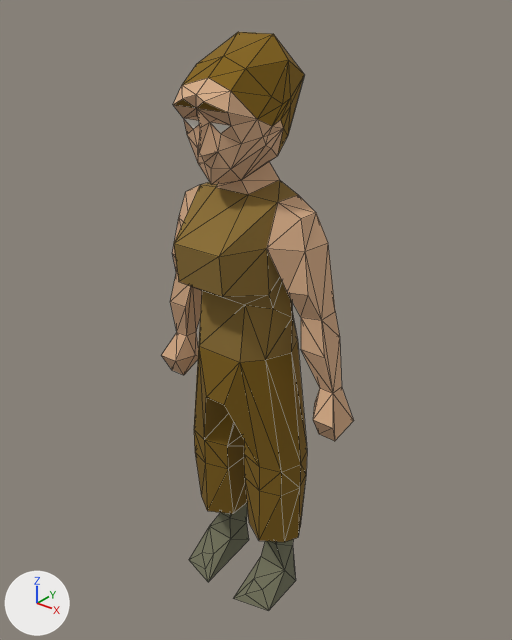
The glTF model public/models/mining-guild.gltf, before and after one commit.
The view is the same before and after, from a 50 mm camera at (106.6, -132.1, 167.5) aimed at (1.6, -0.9, 86.2). Every picture has the same lights, and +X, +Y and +Z are marked at lower left. The picture after the commit comes second. Mesh edges are drawn as thin lines. Vertices at exactly the same position are counted once.
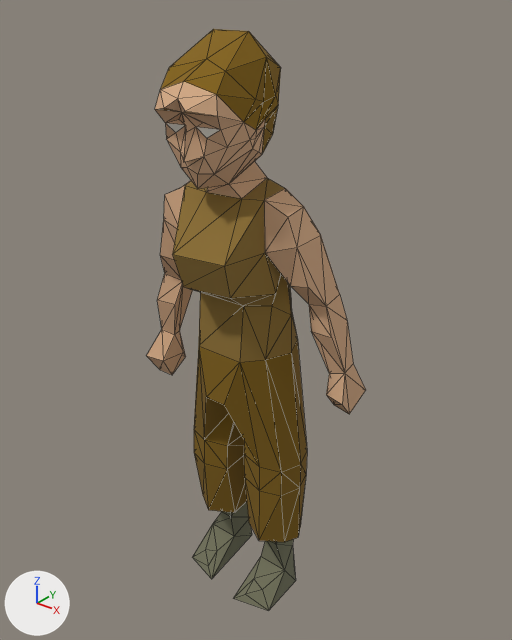
The newer file adds a shape key; the second version is drawn at full value of the shape key 'target_2' of 'Mesh_0', and the change is written as the vertex moves it makes.

Location of each change, (x1, y1, x2, y2) in pixels of the pictures (512 x 640 px; the box of a moved part takes in the faces that stretch with it):
'Mesh_0', reshaped (14% wider): before (161, 32, 354, 611); after (146, 29, 366, 611)
part 1 of me_mesh_0, moved or reshaped: before (189, 503, 249, 582); after (192, 501, 252, 579)
part 2 of me_mesh_0, moved or reshaped: before (161, 32, 354, 441); after (146, 29, 366, 414)
part 3 of me_mesh_0, moved or reshaped: before (228, 436, 247, 514); after (227, 436, 247, 512)

What changed in the scene script:
```text
Change me_mesh_0:
    used by ob_mesh_0; location = (0.0, 0.0, 0.0)
    verts and faces of me_mesh_0; kept vertices keep their numbers, new ones are numbered from 257
    before: 186 (-10.0, 8.0, 40.0), 187 (-16.0, 4.0, 40.0), 205 (-3.0, 6.0, 40.0), 206 (-3.0, 2.0, 22.0), 207 (-10.0, 6.0, 22.0)
    before: 208 (-16.0, 2.0, 22.0)
    remove me_mesh_0.from_pydata(...)  # 257 vertices, 488 faces; spans x -30.0..30.0, y -21.0..11.0, z 0.0..156.0
    add me_mesh_0.from_pydata(...)  # 258 vertices, 488 faces; spans x -31.0..29.0, y -26.0..12.0, z 0.0..157.0
    me_mesh_0 part 1: the loose piece of 18 vertices spanning x -16.0..-5.0, y -16.0..5.0, z 0.0..25.0 is moved by (0.0, 1.0, 0.0)
    me_mesh_0 part 2
    15 vertices are removed from x -11.0..0.0, y -19.0..9.0, z 132.0..150.0
    59 faces are deleted
    8 vertices in x -8.0..7.0, y -18.0..-10.0, z 129.0..152.0 move by (1.0, -6.0, 0.0)
    6 vertices in x -10.0..10.0, y -16.0..-6.0, z 129.0..144.0 move by (0.0, -6.0, 0.0)
    6 vertices in x -10.0..11.0, y -15.0..-7.0, z 125.0..140.0 move by (0.0, -5.0, 0.0)
    6 vertices in x -14.0..14.0, y -6.0..2.0, z 91.0..94.0 move by (0.0, 0.0, 1.0)
    5 vertices in x -12.0..8.0, y -18.0..-8.0, z 111.0..142.0 move by (1.0, -4.0, 0.0)
    5 vertices in x -3.0..10.0, y -14.0..-6.0, z 125.0..135.0 move by (0.0, -4.0, 0.0)
    106 vertices move from x -30.0..30.0, y -21.0..9.0, z 61.0..156.0 to x -31.0..29.0, y -26.0..12.0, z 63.0..157.0
    16 vertices are added at x -12.0..1.0, y -24.0..0.0, z 132.0..150.0
    59 new faces join them
    me_mesh_0 part 3
    add for i in [186, 187, 205]: verts[i] += (0.0, 0.0, 1.0)
    add for i in [206, 207, 208]: verts[i] += (0.0, 1.0, 1.0)
```
